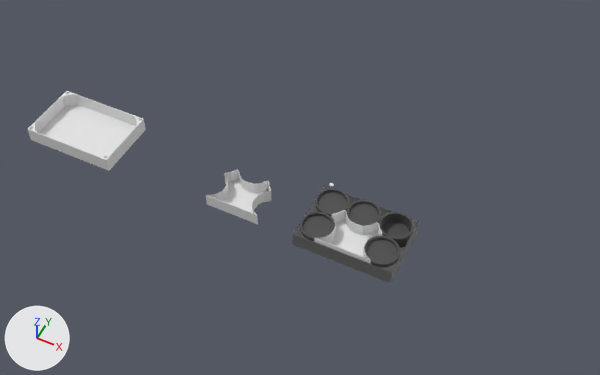
What one commit did to the Blender file blender/box.blend.
Camera for both pictures: a camera (50 mm lens) standing at (0.211, -0.567, 0.752) and looking at (-0.097, 0.049, -0.018). Every picture has the same lights, and +X, +Y and +Z are marked at lower left.

The older version as bpy lines, for what is in view:
```python
ob_box_orig = bpy.data.objects.new('box_orig', me_cube)
ob_box_orig.location = (-0.0002, 0.0, 0.0)
ob_box_orig.scale = (0.005, 0.005, 0.005)
ob_box_orig_mesh = bpy.data.objects.new('box_orig_mesh', me_cube_006)
ob_box_orig_mesh.location = (-0.3794, 0.001, 0.0)
ob_box_orig_mesh.scale = (0.005, 0.005, 0.005)
ob_c4_coin_002 = bpy.data.objects.new('c4_coin.002', me_cylinder_008)
ob_c4_coin_002.location = (-0.0402, 0.0201, 0.0118)
ob_c4_coin_002.scale = (0.667, 0.667, 1.0)
ob_c4_coin_005 = bpy.data.objects.new('c4_coin.005', me_cylinder_005)
ob_c4_coin_005.location = (0.0, 0.0201, 0.0118)
ob_c4_coin_005.scale = (0.667, 0.667, 1.0)
ob_c4_coin_008 = bpy.data.objects.new('c4_coin.008', me_cylinder_014)
ob_c4_coin_008.location = (0.0397, -0.02, 0.0118)
ob_c4_coin_008.scale = (0.667, 0.667, 1.0)
ob_c4_coin_009 = bpy.data.objects.new('c4_coin.009', me_cylinder_015)
ob_c4_coin_009.location = (-0.0401, -0.02, 0.0118)
ob_c4_coin_009.scale = (0.667, 0.667, 1.0)
ob_c4_coin_010 = bpy.data.objects.new('c4_coin.010', me_cylinder_002)
ob_c4_coin_010.location = (0.0403, 0.0201, 0.0)
ob_c4_coin_010.scale = (0.667, 0.667, 1.0)
ob_currency_holder_mesh = bpy.data.objects.new('currency holder_mesh', me_cube_002)
ob_currency_holder_mesh.location = (-0.142, -0.0193, 0.0011)
ob_currency_holder_mesh.scale = (0.005, 0.005, 0.005)
ob_currency_holder_orig = bpy.data.objects.new('currency holder_orig', me_cube_001)
ob_currency_holder_orig.location = (0.0, -0.0201, 0.0011)
ob_currency_holder_orig.scale = (0.005, 0.005, 0.005)
```
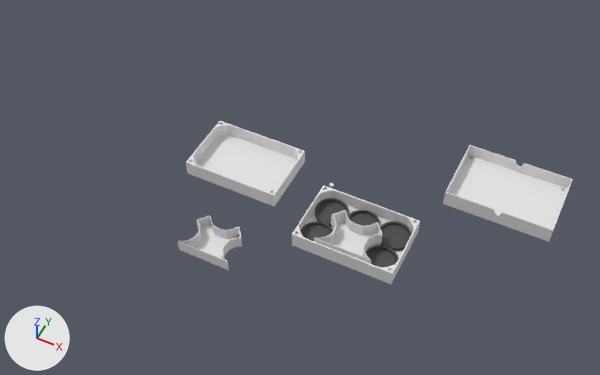
Pixel boxes (x1, y1, x2, y2) of what changed, in the pictures (600 x 375 px):
'boxcover_mesh', added
    after: (443, 145, 573, 242)
'box_mesh', added
    after: (186, 121, 305, 206)
'box_orig_mesh', deleted
    before: (27, 91, 146, 171)
'currency holder_mesh', moved
    before: (206, 169, 272, 224)
    after: (178, 215, 242, 270)
'box_orig', modifiers changed
    before: (293, 186, 419, 283)
    after: (292, 185, 420, 284)
'c4_coin.002', moved
    before: (315, 188, 349, 216)
    after: (315, 198, 349, 227)
'c4_coin.008', moved
    before: (364, 236, 400, 267)
    after: (365, 245, 398, 268)
'c4_coin.010', deleted
    before: (379, 212, 414, 248)
'c4_coin.009', moved
    before: (300, 212, 335, 241)
    after: (300, 221, 333, 241)
'c4_coin.005', deleted
    before: (347, 200, 381, 226)

Patch to the scene script:
```diff
--- a/blender/box.blend.py
+++ b/blender/box.blend.py
@@ me_boxcover_mesh @@
+me_boxcover_mesh.from_pydata(...)  # 748 vertices, 1508 faces; spans x 0.0765..0.2025, y 0.0758..0.1618, z 0.0141..0.0343
@@ me_cube_007 @@
+me_cube_007.from_pydata(...)  # 426 vertices, 300 faces, 17 loose edges; spans x -12.4..12.4, y -8.4..8.4, z -1.7..2.3
@@ ob_c4_coin_010 @@
-ob_c4_coin_010 = bpy.data.objects.new('c4_coin.010', me_cylinder_002)
-ob_c4_coin_010.location = (0.0403, 0.0201, 0.0)
-ob_c4_coin_010.scale = (0.667, 0.667, 1.0)
-_m = ob_c4_coin_010.modifiers.new('Boolean', 'BOOLEAN')
@@ ob_c4_coin_005 @@
-ob_c4_coin_005 = bpy.data.objects.new('c4_coin.005', me_cylinder_005)
-ob_c4_coin_005.location = (0.0, 0.0201, 0.0118)
-ob_c4_coin_005.scale = (0.667, 0.667, 1.0)
-_m = ob_c4_coin_005.modifiers.new('Boolean', 'BOOLEAN')
@@ ob_c4_coin_002 @@
 ob_c4_coin_002 = bpy.data.objects.new('c4_coin.002', me_cylinder_008)
-ob_c4_coin_002.location = (-0.0402, 0.0201, 0.0118)
+ob_c4_coin_002.location = (-0.0402, 0.0201, -0.0058)
 ob_c4_coin_002.scale = (0.667, 0.667, 1.0)
@@ ob_c4_coin_008 @@
 ob_c4_coin_008 = bpy.data.objects.new('c4_coin.008', me_cylinder_014)
-ob_c4_coin_008.location = (0.0397, -0.02, 0.0118)
+ob_c4_coin_008.location = (0.0397, -0.02, -0.0058)
 ob_c4_coin_008.scale = (0.667, 0.667, 1.0)
@@ ob_c4_coin_009 @@
 ob_c4_coin_009 = bpy.data.objects.new('c4_coin.009', me_cylinder_015)
-ob_c4_coin_009.location = (-0.0401, -0.02, 0.0118)
+ob_c4_coin_009.location = (-0.0401, -0.02, -0.0058)
 ob_c4_coin_009.scale = (0.667, 0.667, 1.0)
@@ ob_box_orig @@
 _m = ob_box_orig.modifiers.new('Mirror', 'MIRROR')
-_m = ob_box_orig.modifiers.new('Mirror.001', 'MIRROR')
 _m.use_axis = (True, True, False)
@@ ob_currency_holder_mesh @@
 ob_currency_holder_mesh = bpy.data.objects.new('currency holder_mesh', me_cube_002)
-ob_currency_holder_mesh.location = (-0.142, -0.0193, 0.0011)
+ob_currency_holder_mesh.location = (-0.1663, -0.054, -0.0609)
 ob_currency_holder_mesh.scale = (0.005, 0.005, 0.005)
@@ ob_box_orig_mesh @@
-ob_box_orig_mesh = bpy.data.objects.new('box_orig_mesh', me_cube_006)
-ob_box_orig_mesh.location = (-0.3794, 0.001, 0.0)
-ob_box_orig_mesh.scale = (0.005, 0.005, 0.005)
@@ ob_boxcover_mesh @@
+ob_boxcover_mesh = bpy.data.objects.new('boxcover_mesh', me_boxcover_mesh)
+ob_boxcover_mesh.location = (0.0, 0.0, 0.0)
@@ ob_box_mesh @@
+ob_box_mesh = bpy.data.objects.new('box_mesh', me_cube_007)
+ob_box_mesh.location = (-0.1722, 0.0485, -0.008)
+ob_box_mesh.scale = (0.005, 0.005, 0.005)
```
